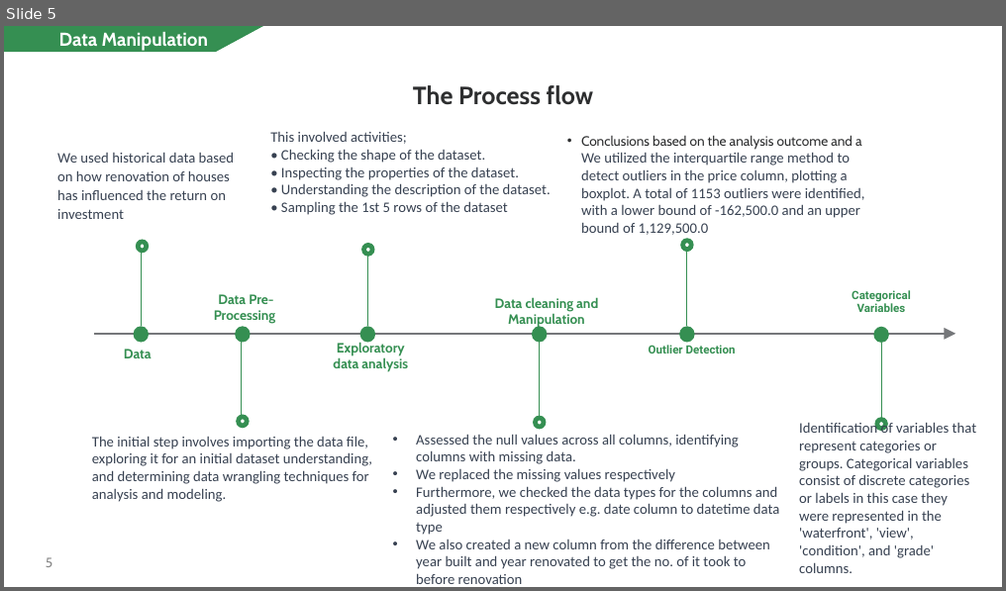
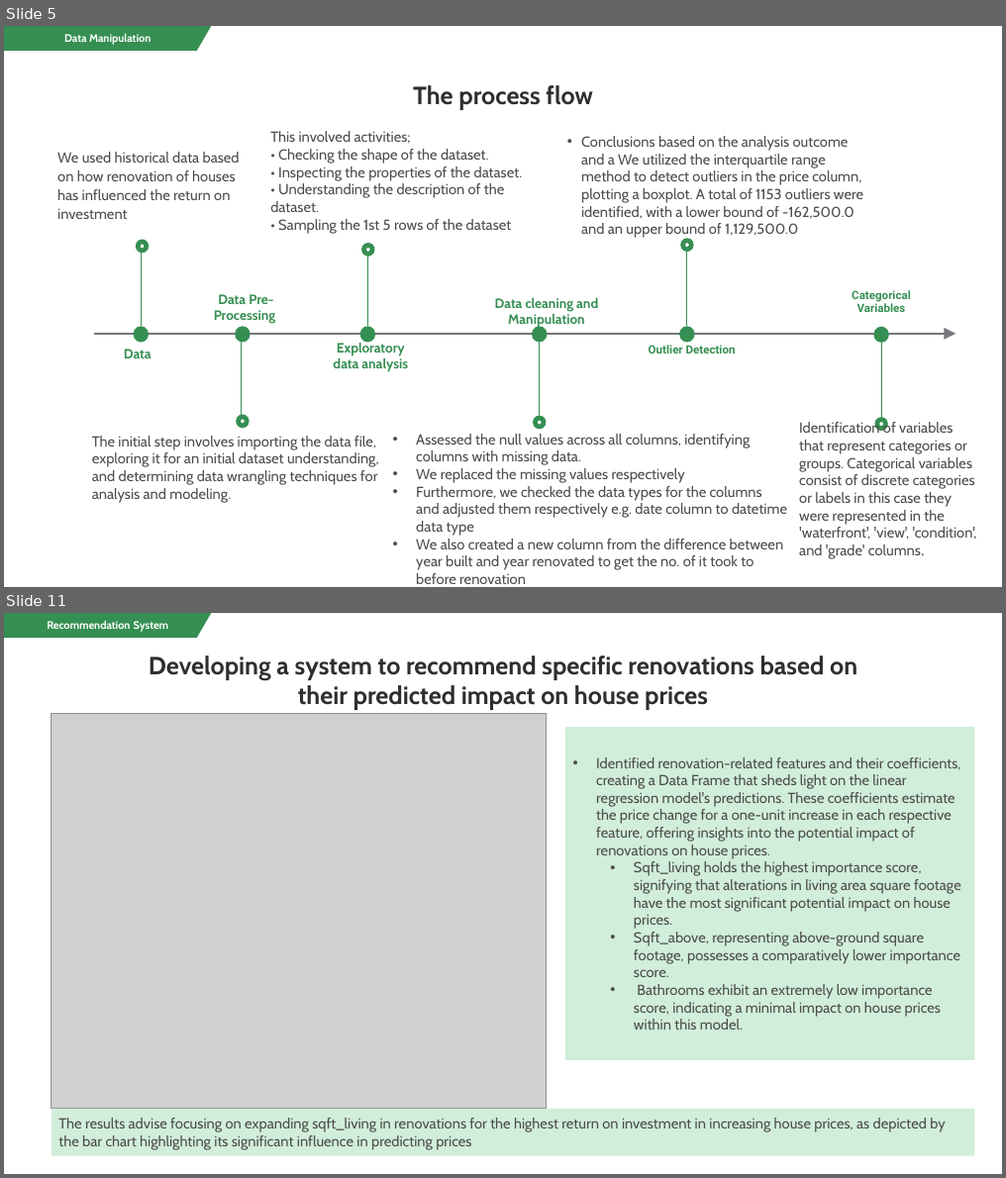
Before and after one commit to CarolineNjorog3/Transforming-homes-elevating-values, a slide deck: Non_Technical Presentation.pptx. Shown one above the other, each under a label of ours: slide 5 before the commit, slides 5 and 11 after it; the slides between them are not shown. The pictures are 1006x591 and 1006x1178 pixels, drawn with LibreOffice and Linux fonts; fonts in the diff are those of the drawing; grey boxes stand for pictures. Boxes give left, top, right and bottom in pixels: in the first picture for what was removed or moved away, otherwise in the second. Text is boxed around its words. In the diff, an @@ line names an element or a change of style, - is before the commit and + after.

```diff
--- a/Non_Technical Presentation.pptx
+++ b/Non_Technical Presentation.pptx
@@ slide 11 added at bbox=[4, 613, 1002, 1174], background #FFFFFF at 24% opacity @@
@@ freeform shape added at bbox=[4, 613, 211, 638], fill #358F52, 10.5 pt, text #FFFFFF, bold @@
+Recommendation System
@@ text added at bbox=[149, 656, 857, 710], 24 pt, text #2D2E2F, bold @@
+Developing a system to recommend specific renovations based on their predicted impact on house prices
@@ picture added at bbox=[52, 713, 546, 1109] @@
@@ rectangle added at bbox=[565, 727, 975, 1059], fill #D1EEDA, 14 pt, text #4D4D4D @@
+• Identified renovation-related features and their coefficients, creating a Data Frame that sheds light on the linear regression model's predictions. These coefficients estimate the price change for a one-unit increase in each respective feature, offering insights into the potential impact of renovations on house prices.
+  • Sqft_living holds the highest importance score, signifying that alterations in living area square footage have the most significant potential impact on house prices.
+  • Sqft_above, representing above-ground square footage, possesses a comparatively lower importance score.
+  • Bathrooms exhibit an extremely low importance score, indicating a minimal impact on house prices within this model.
@@ rectangle added at bbox=[52, 1109, 974, 1156], fill #D1EEDA, 14 pt, text #4D4D4D @@
+The results advise focusing on expanding sqft_living in renovations for the highest return on investment in increasing house prices, as depicted by the bar chart highlighting its significant influence in predicting prices
@@ slide 5 changed as well @@
@@ freeform shape "Data Manipulation": place and size @@
-freeform shape "Data Manipulation" at bbox=[4, 26, 263, 52]
+freeform shape "Data Manipulation" at bbox=[4, 26, 211, 51]
@@ freeform shape "Data Manipulation" at bbox=[4, 26, 211, 51]: size 18 to 10.5 pt @@
@@ text at bbox=[413, 85, 592, 110]: text changed @@
-The Process flow
+The process flow
@@ text "Conclusions based on the analysis ..." at bbox=[581, 136, 863, 239]: size 13 to 14 pt, text colour #2D2E2F to #4D4D4D in "Conclusions based on the analysis outcome and ..."; font Calibri to Cabin, text colour #374151 to #4D4D4D in "We utilized the interquartile range method to ..." @@
@@ font Calibri to Cabin, text colour #374151 to #4D4D4D in 5 elements at bbox=[270, 131, 523, 234], bbox=[416, 434, 787, 584], bbox=[57, 152, 240, 219], bbox=[799, 421, 977, 560], bbox=[92, 436, 379, 503] @@
@@ page number removed at bbox=[46, 558, 53, 568] @@
-5
```
Also in this commit, not shown: 5 other slides changed, 7 other slides added, 7 slides removed, 1 other file.
